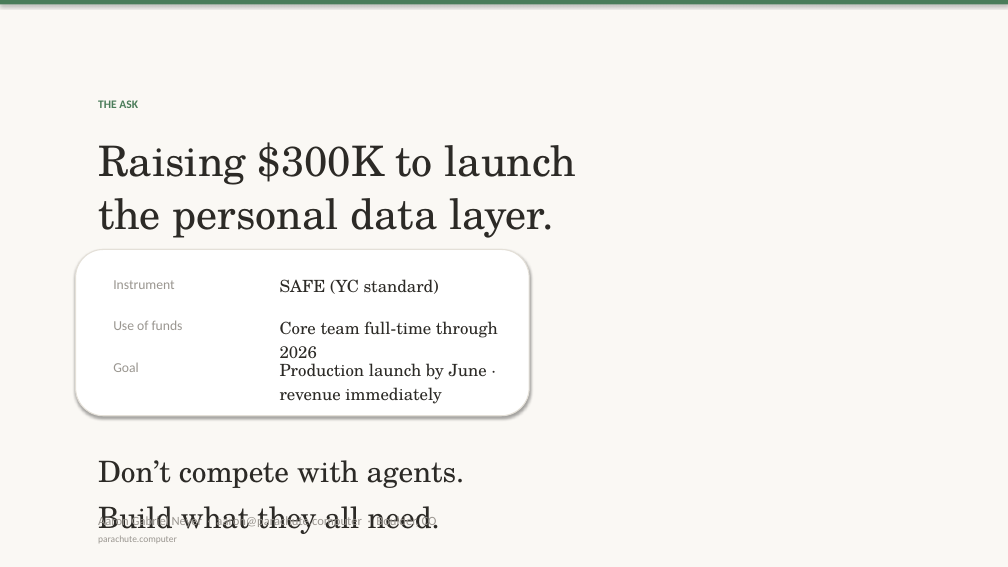
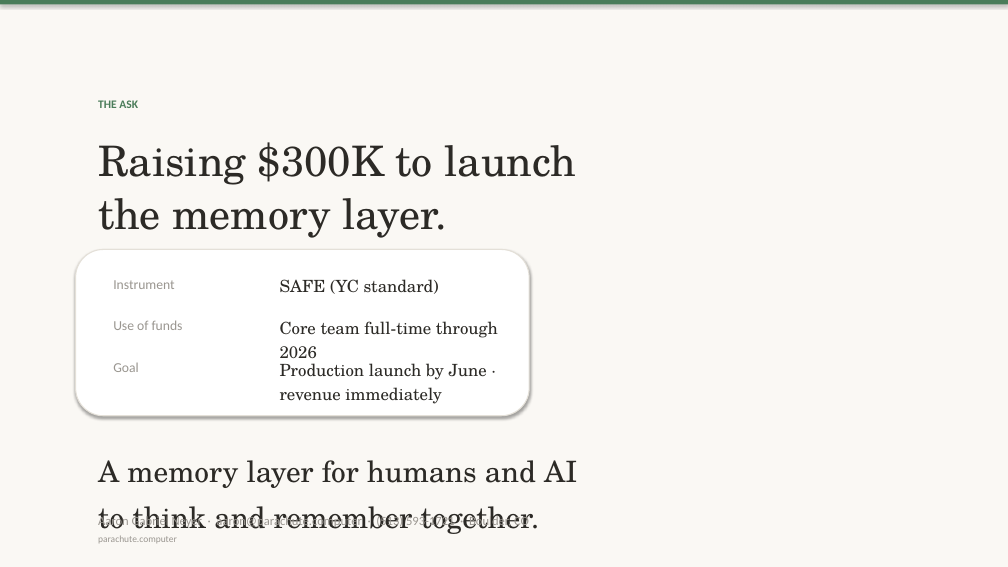
Before and after one commit to OpenParachutePBC/parachute-computer, a slide deck: slide 9 of nvc-pitch-deck.pptx. Drawn at 1008x567 pixels with LibreOffice and Linux fonts; fonts in the diff are those of the drawing. Boxes give left, top, right and bottom in pixels: in the first picture for what was removed or moved away, otherwise in the second. Text is boxed around its words. In the diff, an @@ line names an element or a change of style, - is before the commit and + after.

```diff
--- a/nvc-pitch-deck.pptx
+++ b/nvc-pitch-deck.pptx
@@ text at (98, 142, 576, 238): text changed @@
-Raising $300K to launch
-the personal data layer.
+Raising $300K to launch
+the memory layer.
@@ text at (98, 460, 577, 537): text changed @@
-Don’t compete with agents.
-Build what they all need.
+A memory layer for humans and AI
+to think and remember together.
@@ text at (98, 515, 529, 529): text changed @@
-Aaron Gabriel Neyer · aaron@parachute.computer · Boulder, CO
+Aaron Gabriel Neyer · aaron@parachute.computer · (513) 593-1721 · Boulder, CO
```
Also in this commit, not shown: 1 other slide changed, 3 other files.
